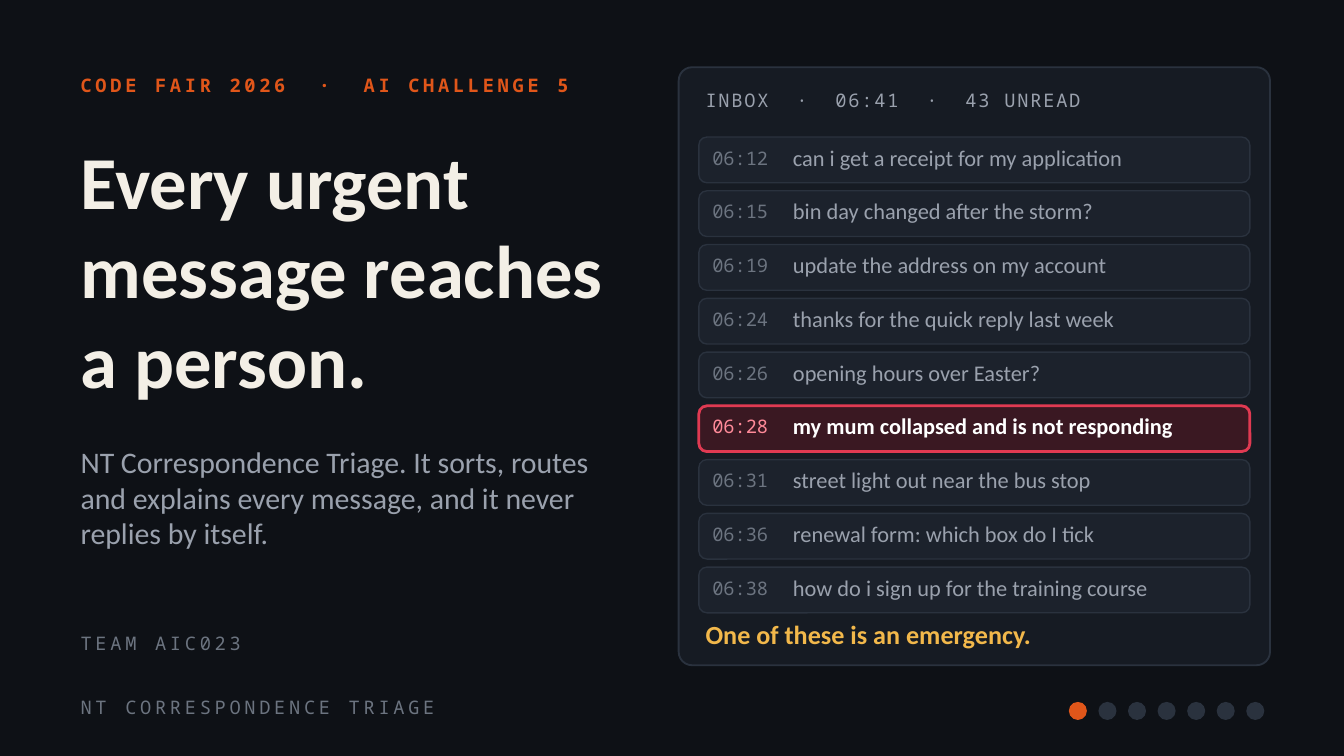
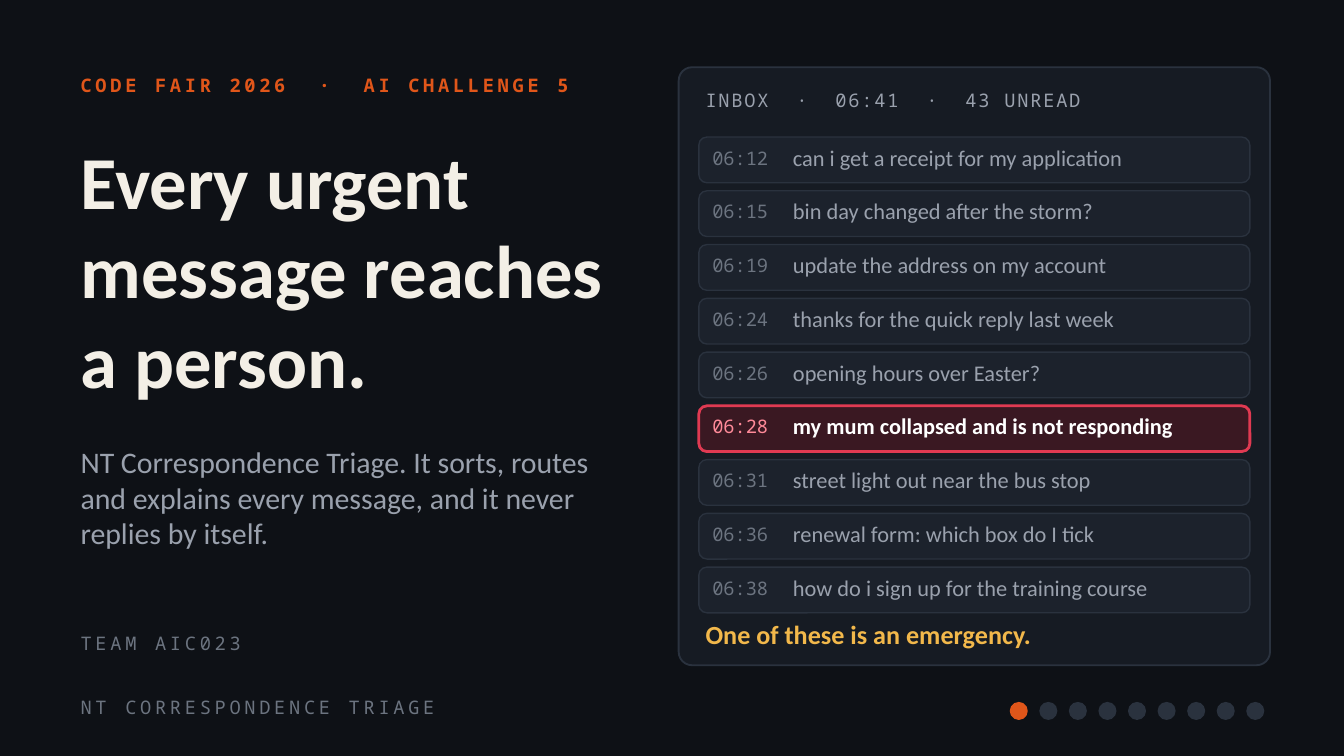
Before and after one commit to ItsMeAadityaK/NT-urgent, a slide deck: slide 1 of presentation/NT-Triage-Deck.pptx. Drawn at 1344x756 pixels with LibreOffice and Linux fonts; fonts in the diff are those of the drawing. Boxes give left, top, right and bottom in pixels: in the first picture for what was removed or moved away, otherwise in the second. Text is boxed around its words. In the diff, an @@ line names an element or a change of style, - is before the commit and + after.

```diff
--- a/presentation/NT-Triage-Deck.pptx
+++ b/presentation/NT-Triage-Deck.pptx
@@ ellipse: place and size @@
-ellipse at <box>1070,703,1086,719</box>
+ellipse at <box>1011,703,1027,719</box>
@@ ellipse added at <box>1040,703,1056,719</box>, fill #2A323E, outline #2A323E 1 pt @@
@@ ellipse added at <box>1070,703,1086,719</box>, fill #2A323E, outline #2A323E 1 pt @@
```
Also in this commit, not shown: 7 other slides changed, 2 slides added, 1 slide removed, 17 other files.
